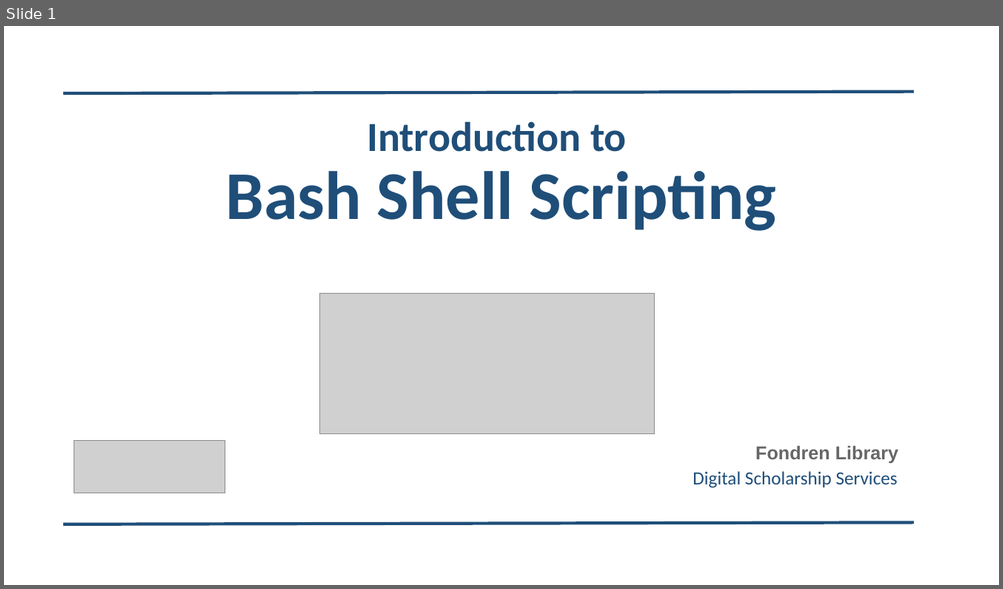
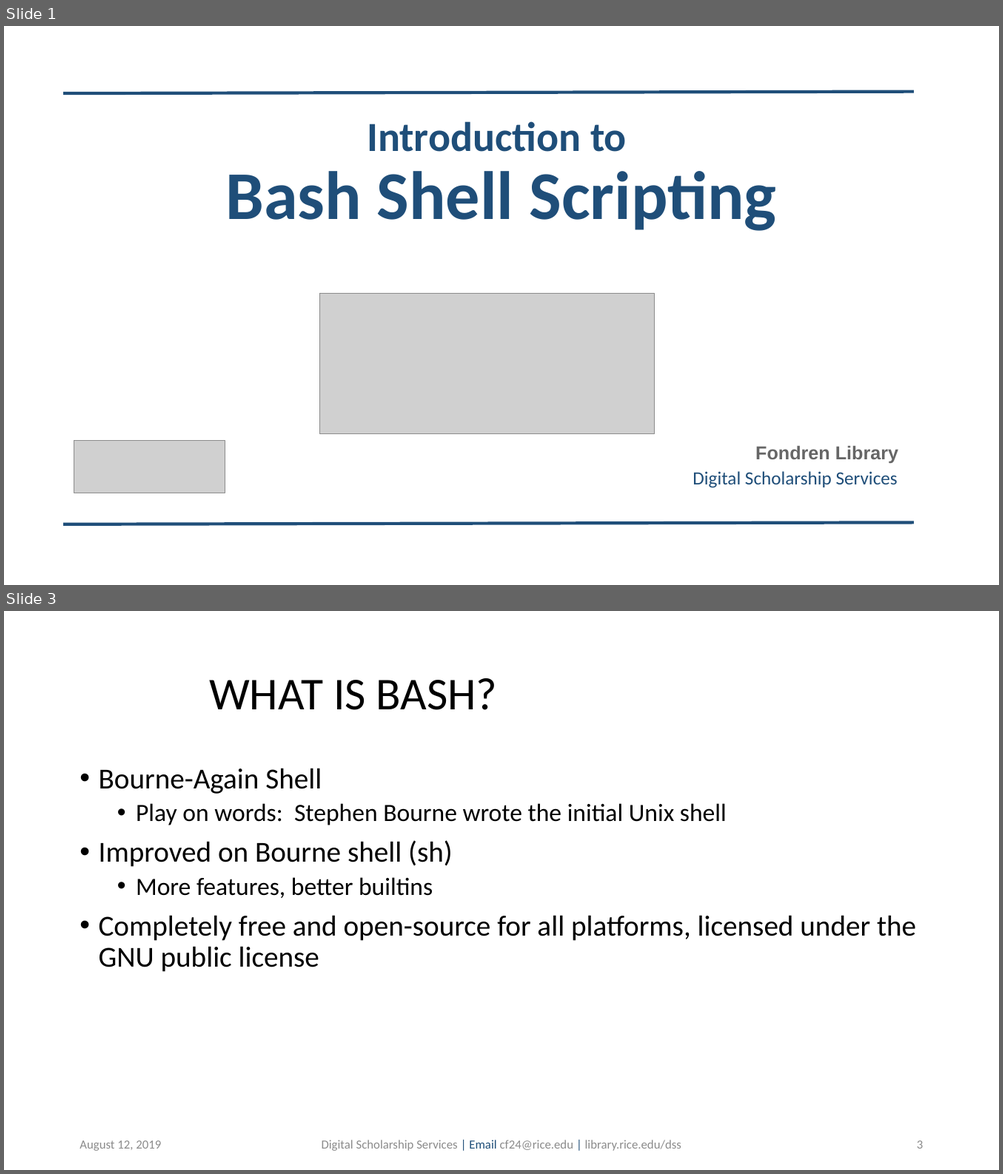
Before and after one commit to bakitybacon/rice-data-and-donuts, a slide deck: bash/Introduction to Bash.pptx. Shown one above the other, each under a label of ours: slide 1 before the commit, slides 1 and 3 after it; the slides between them are not shown. The pictures are 1003x589 and 1003x1174 pixels, drawn with LibreOffice and Linux fonts; fonts in the diff are those of the drawing; grey boxes stand for pictures; background and template pictures are left out. Boxes give left, top, right and bottom in pixels: in the first picture for what was removed or moved away, otherwise in the second. Text is boxed around its words. In the diff, an @@ line names an element or a change of style, - is before the commit and + after.

```diff
--- a/bash/Introduction to Bash.pptx
+++ b/bash/Introduction to Bash.pptx
@@ slide 3 added at [4,611,999,1170], background #FFFFFF @@
@@ title added at [209,678,498,710], 44 pt, text #000000 @@
+WHAT IS BASH?
@@ text added at [99,768,916,972], 28 pt, text #000000 @@
+• Bourne-Again Shell
+  • Play on words: Stephen Bourne wrote the initial Unix shell
+• Improved on Bourne shell (sh)
+  • More features, better builtins
+• Completely free and open-source for all platforms, licensed under the GNU public license
@@ text added at [79,1141,161,1151], 12 pt, text #8C8C8C @@
+August 12, 2019
@@ text added at [321,1140,681,1151], 12 pt, text #8C8C8C @@
+Digital Scholarship Services | Email cf24@rice.edu | library.rice.edu/dss
@@ page number added at [916,1141,922,1149], 12 pt, text #8C8C8C @@
+3
```
Also in this commit, not shown: 1 slide changed, 12 other slides added.
